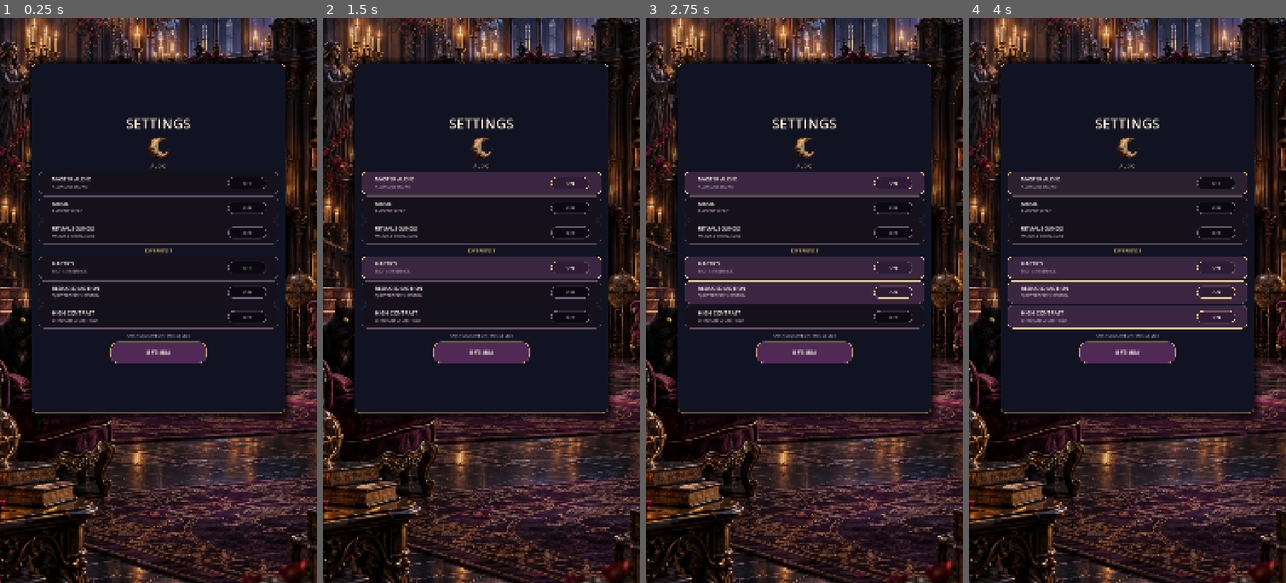
Above: before the commit, frames 1-4 (left to right).
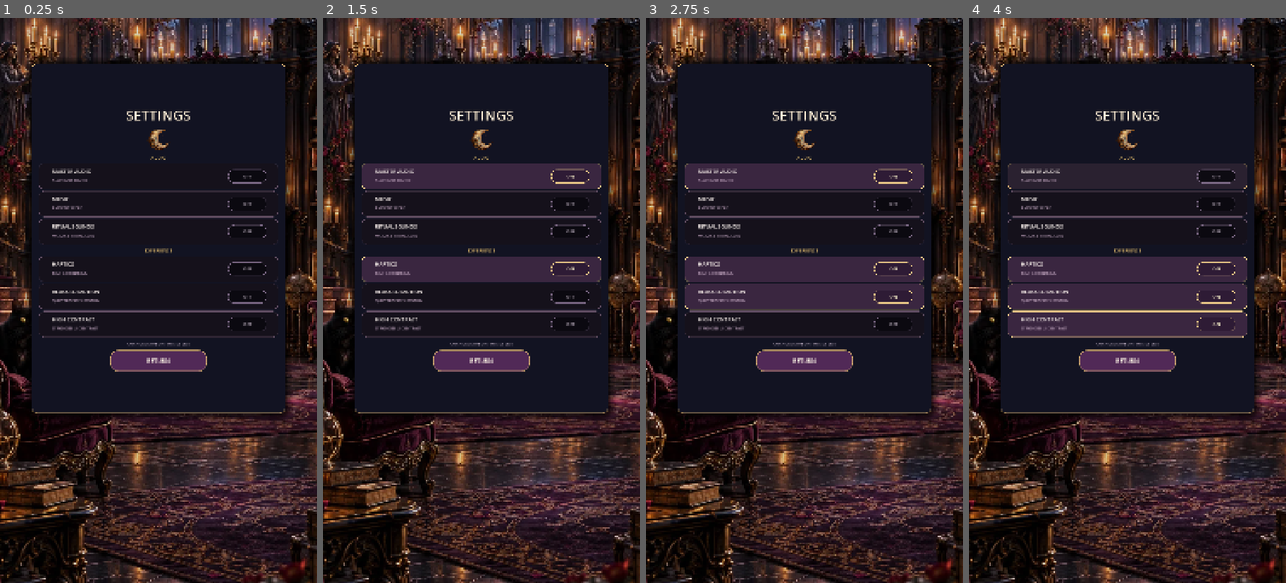
Above: after the commit, the same moments.

Repository: Jay-prodesign/akilta-match3
Game: Godot game, scene res://src/ui/settings/settings_panel.tscn
The game is run twice, just before and just after one commit, with the same random seed, the same clock (stepped at 60 frames per second) and the same inputs. This scene is started directly instead of the project's main scene.
Inputs:
- Up to frame 1 (0.25 s): no input
- Up to frame 2 (1.5 s): click "MASTER AUDIO" at 0.5 s; click "HAPTICS" at 1.25 s
- Up to frame 3 (2.75 s): click "REDUCED MOTION" at 2 s
- Up to frame 4 (4 s): click "HIGH CONTRAST" at 2.75 s; click "MASTER AUDIO" at 3.5 s

The runs differ from the first frame. In frame 1, 5.4% of the frame differs, in the area x 12-88%, y 16-63%; in frame 2, 6.9%; in frame 3, 7.9%; in frame 4, 7.1%.

Commit message:
Keep Settings rows at the established mobile touch target

Diff:
--- a/src/ui/settings/settings_panel.tscn
+++ b/src/ui/settings/settings_panel.tscn
@@ -324,7 +324,7 @@
 theme_override_constants/separation = 6
 
 [node name="Master" type="Button" parent="Card/Content/AudioRow"]
-custom_minimum_size = Vector2(0, 78)
+custom_minimum_size = Vector2(0, 88)
 layout_mode = 2
 size_flags_horizontal = 3
 toggle_mode = true
@@ -381,7 +381,7 @@
 vertical_alignment = 1
 
 [node name="Music" type="Button" parent="Card/Content/AudioRow"]
-custom_minimum_size = Vector2(0, 78)
+custom_minimum_size = Vector2(0, 88)
 layout_mode = 2
 size_flags_horizontal = 3
 toggle_mode = true
@@ -438,7 +438,7 @@
 vertical_alignment = 1
 
 [node name="SFX" type="Button" parent="Card/Content/AudioRow"]
-custom_minimum_size = Vector2(0, 78)
+custom_minimum_size = Vector2(0, 88)
 layout_mode = 2
 size_flags_horizontal = 3
 toggle_mode = true
@@ -507,7 +507,7 @@
 theme_override_constants/separation = 6
 
 [node name="Haptics" type="Button" parent="Card/Content/ExperienceRow"]
-custom_minimum_size = Vector2(0, 78)
+custom_minimum_size = Vector2(0, 88)
 layout_mode = 2
 size_flags_horizontal = 3
 toggle_mode = true
@@ -564,7 +564,7 @@
 vertical_alignment = 1
 
 [node name="Reduced" type="Button" parent="Card/Content/ExperienceRow"]
-custom_minimum_size = Vector2(0, 78)
+custom_minimum_size = Vector2(0, 88)
 layout_mode = 2
 size_flags_horizontal = 3
 toggle_mode = true
@@ -621,7 +621,7 @@
 vertical_alignment = 1
 
 [node name="Contrast" type="Button" parent="Card/Content/ExperienceRow"]
-custom_minimum_size = Vector2(0, 78)
+custom_minimum_size = Vector2(0, 88)
 layout_mode = 2
 size_flags_horizontal = 3
 toggle_mode = true
